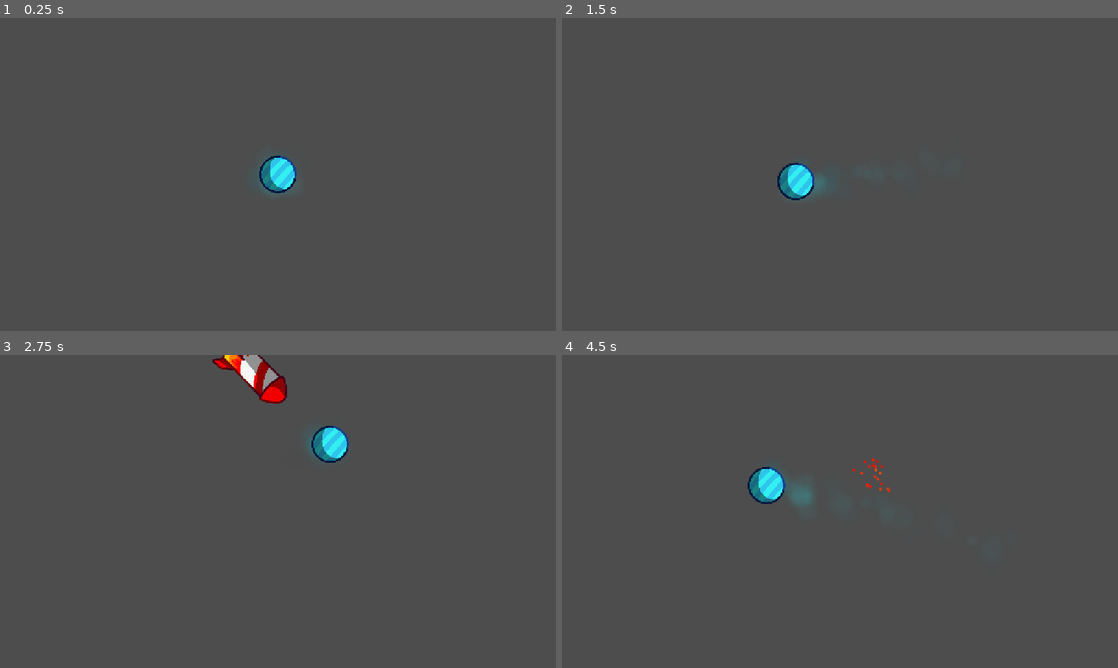
Above: before the commit, frames 1-4 (two rows, left to right).
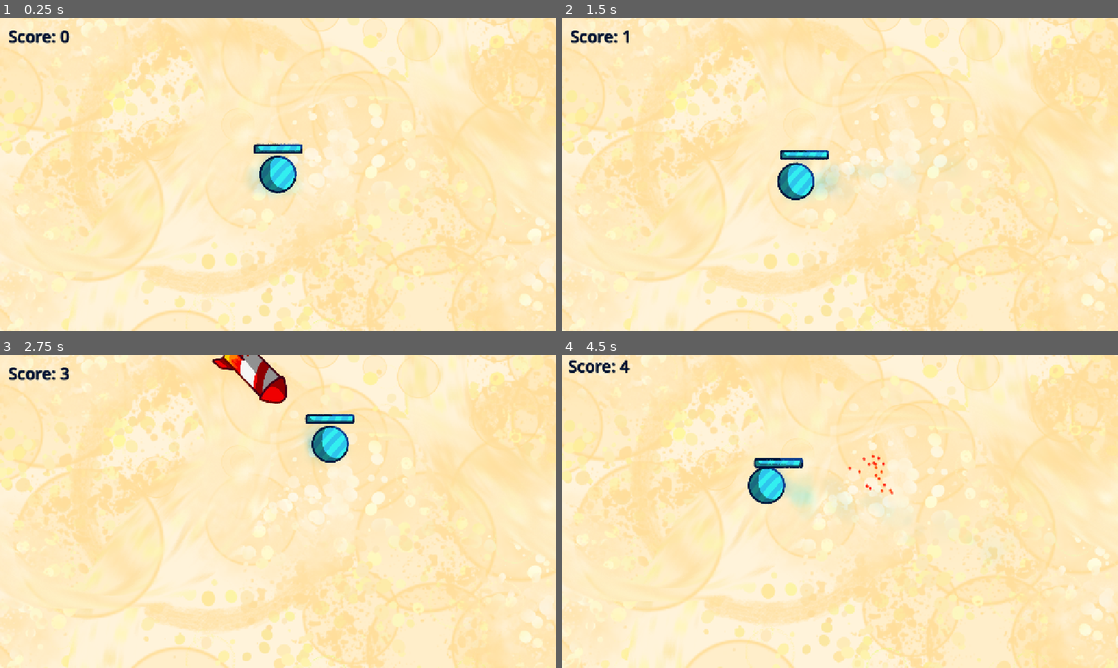
Above: after the commit, the same moments.

Repository: onebobtwobobredbobbluebob/dot-dodge-game
Game: Godot game, scene res://world/world.tscn
Two runs of this game, one before a commit and one after it. Both use one fixed random seed, a clock stepped at 60 frames per second and the inputs below.
Inputs (mouse positions are in pixels of both pictures, inside the frame that each line leads up to):
- Up to frame 1 (0.25 s): no input
- Up to frame 2 (1.5 s): tap Enter at 0.5 s; move the mouse to (962, 158) at 0.52 s; hold Right 0.53-1.28 s; tap Alt at 0.6 s; click (962, 158) at 0.67 s; move the mouse to (728, 190) at 1.27 s; hold Down from 1.28 s (still down); tap Shift at 1.35 s
- Up to frame 3 (2.75 s): move the mouse to (333, 442) at 2.02 s; release Down at 2.03 s; hold Right from 2.03 s (still down); tap Alt at 2.1 s
- Up to frame 4 (4.5 s): move the mouse to (812, 574) at 2.77 s; release Right at 2.78 s; hold Up 2.78-3.53 s; tap Shift at 2.85, 4.35 s; click (812, 574) at 2.92 s; move the mouse to (1006, 558) at 3.52 s; hold Left from 3.53 s (still down); tap Alt at 3.6 s; move the mouse to (673, 464) at 4.27 s

The runs differ from the first frame. In frame 1, 99% of the frame differs, in the area x 0-100%, y 0-100%; in frame 2, 99%; in frame 3, 98%; in frame 4, 99%.

Commit message:
health bar background lots of stuff

Diff:
--- a/enemies/explosion.tscn
+++ b/enemies/explosion.tscn
@@ -23,9 +23,9 @@
 emission_sphere_radius = 10.0
 spread = 180.0
 gravity = Vector2(0, 0)
-initial_velocity_min = 350.0
-initial_velocity_max = 360.0
-damping_min = 100.0
-damping_max = 100.0
+initial_velocity_min = 400.0
+initial_velocity_max = 450.0
+damping_min = 180.0
+damping_max = 220.0
 color_ramp = SubResource("Gradient_ovo5l")
 color_initial_ramp = SubResource("Gradient_1vlv1")
--- a/enemies/rocket.gd
+++ b/enemies/rocket.gd
@@ -43,5 +43,6 @@
 		explosion.position = position
 		explosion.position += transform.x * 30
 		GameState.camera.shake += 30
+		#GameState.camera.zoom = Vector2(0.9, 0.9)
 		add_sibling(explosion)
 		queue_free()
--- a/player/player.gd
+++ b/player/player.gd
@@ -2,6 +2,8 @@
 
 var speed: float = 0
 var old_pos: Vector2 = position
+var max_health: float = 5
+var health: float = 5
 
 func _ready() -> void:
 	GameState.player = self
@@ -26,4 +28,4 @@
 		speed = 40
 	old_pos = position
 func get_hit(damage: float):
-	pass
+	health -= 1
--- a/player/player.tscn
+++ b/player/player.tscn
@@ -13,7 +13,7 @@
 colors = PackedColorArray(0, 0.078431375, 0.20392157, 1, 0.05490196, 0.21176471, 0.4745098, 1, 0.14622404, 0.86732674, 0.9115511, 1, 0.16470589, 1, 1, 1, 0.09019608, 0.5921569, 0.7058824, 1, 0.05490196, 0.4627451, 0.5019608, 1)
 
 [sub_resource type="CircleShape2D" id="CircleShape2D_d5n2w"]
-radius = 601.25
+radius = 633.9583
 
 [node name="Player" type="CharacterBody2D" unique_id=1011571958]
 script = ExtResource("1_rkbax")
@@ -39,10 +39,10 @@
 color_ramp = SubResource("Gradient_yw30f")
 color_initial_ramp = SubResource("Gradient_qjkh3")
 
+[node name="CollisionShape2D" type="CollisionShape2D" parent="." unique_id=586187029]
+scale = Vector2(0.06153846, 0.06153846)
+shape = SubResource("CircleShape2D_d5n2w")
+
 [node name="Sprite2D" type="Sprite2D" parent="." unique_id=1571529856]
 scale = Vector2(0.5, 0.5)
 texture = ExtResource("2_rkbax")
-
-[node name="CollisionShape2D" type="CollisionShape2D" parent="." unique_id=586187029]
-scale = Vector2(0.06153846, 0.06153846)
-shape = SubResource("CircleShape2D_d5n2w")
--- /dev/null
+++ b/ui/health.gd
@@ -0,0 +1,14 @@
+extends Node2D
+
+
+func _physics_process(delta: float) -> void:
+	var x: float
+	if GameState.player.health < 0:
+		GameState.player.health = 0
+	if GameState.player.health == GameState.player.max_health:
+		x = -3
+	elif GameState.player.health == 0:
+		x = -236
+	else:
+		x = (GameState.player.health / GameState.player.max_health) * 233 + -236
+	$Sprite2D3/Sprite2D.position.x += (x - $Sprite2D3/Sprite2D.position.x) * 0.05
--- /dev/null
+++ b/ui/health.tscn
@@ -0,0 +1,24 @@
+[gd_scene format=3 uid="uid://dqyugskh0mrhc"]
+
+[ext_resource type="Script" uid="uid://bw7w0rx4gpi5d" path="res://ui/health.gd" id="1_lpdhr"]
+[ext_resource type="Texture2D" uid="uid://gtkcs5ldyft1" path="res://assets/health_bar_empty.png" id="2_u6yb3"]
+[ext_resource type="Texture2D" uid="uid://c2ig8m2tjn6q0" path="res://assets/health_bar_fillings.png" id="3_2lrnv"]
+[ext_resource type="Texture2D" uid="uid://ciiil77tcqjsm" path="res://assets/health_bar_shadows.png" id="4_nmrkx"]
+[ext_resource type="Texture2D" uid="uid://bv1vucs5joabv" path="res://assets/health_bar_outline.png" id="5_du5ao"]
+
+[node name="Health" type="Node2D" unique_id=1775163025]
+script = ExtResource("1_lpdhr")
+
+[node name="Sprite2D3" type="Sprite2D" parent="." unique_id=2146293683]
+clip_children = 2
+texture = ExtResource("2_u6yb3")
+
+[node name="Sprite2D" type="Sprite2D" parent="Sprite2D3" unique_id=1032637442]
+position = Vector2(-3, 0)
+texture = ExtResource("3_2lrnv")
+
+[node name="Sprite2D2" type="Sprite2D" parent="Sprite2D3" unique_id=611524799]
+texture = ExtResource("4_nmrkx")
+
+[node name="Sprite2D" type="Sprite2D" parent="." unique_id=770644008]
+texture = ExtResource("5_du5ao")
--- a/world/camera_2d.gd
+++ b/world/camera_2d.gd
@@ -8,3 +8,4 @@
 func _physics_process(delta: float) -> void:
 	position = Vector2(randf_range(-shake, shake), randf_range(-shake, shake))
 	shake *= 0.92
+	zoom += (Vector2(1, 1) - zoom) * 0.1
--- /dev/null
+++ b/world/label.gd
@@ -0,0 +1,7 @@
+extends Label
+
+var timer: float
+
+func _process(delta: float) -> void:
+	text = "Score: " + str(int(round(timer)))
+	timer += delta
--- /dev/null
+++ b/world/node_2d.gd
@@ -0,0 +1,5 @@
+extends Node2D
+
+
+func _process(delta: float) -> void:
+	position = lerp(position, GameState.player.position, 1 - pow(0.0000000000000001, delta))
--- a/world/world.tscn
+++ b/world/world.tscn
@@ -3,11 +3,37 @@
 [ext_resource type="PackedScene" uid="uid://dxh0pfwuagmd8" path="res://player/player.tscn" id="1_6xmxd"]
 [ext_resource type="Script" uid="uid://0r6pccma8j73" path="res://world/world.gd" id="1_h5o24"]
 [ext_resource type="Script" uid="uid://dqlm85akpbrf4" path="res://world/camera_2d.gd" id="1_tcf2h"]
+[ext_resource type="Texture2D" uid="uid://dla2crxxa16ku" path="res://assets/background.png" id="2_h5o24"]
+[ext_resource type="Script" uid="uid://h538l07d675r" path="res://world/node_2d.gd" id="5_fn3g3"]
+[ext_resource type="PackedScene" uid="uid://dqyugskh0mrhc" path="res://ui/health.tscn" id="5_mmdvd"]
+[ext_resource type="Script" uid="uid://djmmxotl1bcvn" path="res://world/label.gd" id="7_sc4t8"]
 
 [node name="World" type="Node2D" unique_id=556920693]
 script = ExtResource("1_h5o24")
+
+[node name="Sprite2D" type="Sprite2D" parent="." unique_id=1960123608]
+scale = Vector2(1.5, 1.5)
+texture = ExtResource("2_h5o24")
 
 [node name="Camera2D" type="Camera2D" parent="." unique_id=1027449500]
 script = ExtResource("1_tcf2h")
 
 [node name="Player" parent="." unique_id=759726213 instance=ExtResource("1_6xmxd")]
+
+[node name="Node2D" type="Node2D" parent="." unique_id=824657431]
+script = ExtResource("5_fn3g3")
+
+[node name="Health" parent="Node2D" unique_id=1775163025 instance=ExtResource("5_mmdvd")]
+position = Vector2(0, -58.999992)
+scale = Vector2(0.48, 0.48)
+
+[node name="Label" type="Label" parent="." unique_id=1276136382]
+modulate = Color(0, 0.078431375, 0.20392157, 1)
+offset_left = -621.0
+offset_top = -344.0
+offset_right = -181.0
+offset_bottom = -163.0
+theme_override_colors/font_shadow_color = Color(0.16470589, 0.79607844, 0.8, 1)
+theme_override_font_sizes/font_size = 37
+text = "Score: 0"
+script = ExtResource("7_sc4t8")
Binary file added: assets/background.png
Not shown, added: assets/background.png.import
Binary file added: assets/health_bar_empty.png
Not shown, added: assets/health_bar_empty.png.import
Binary file added: assets/health_bar_fillings.png
Not shown, added: assets/health_bar_fillings.png.import
Binary file added: assets/health_bar_outline.png
Not shown, added: assets/health_bar_outline.png.import
Binary file added: assets/health_bar_shadows.png
Not shown, added: assets/health_bar_shadows.png.import
Not shown, added: ui/health.gd.uid
Not shown, added: world/label.gd.uid
(and 1 more such lines)
